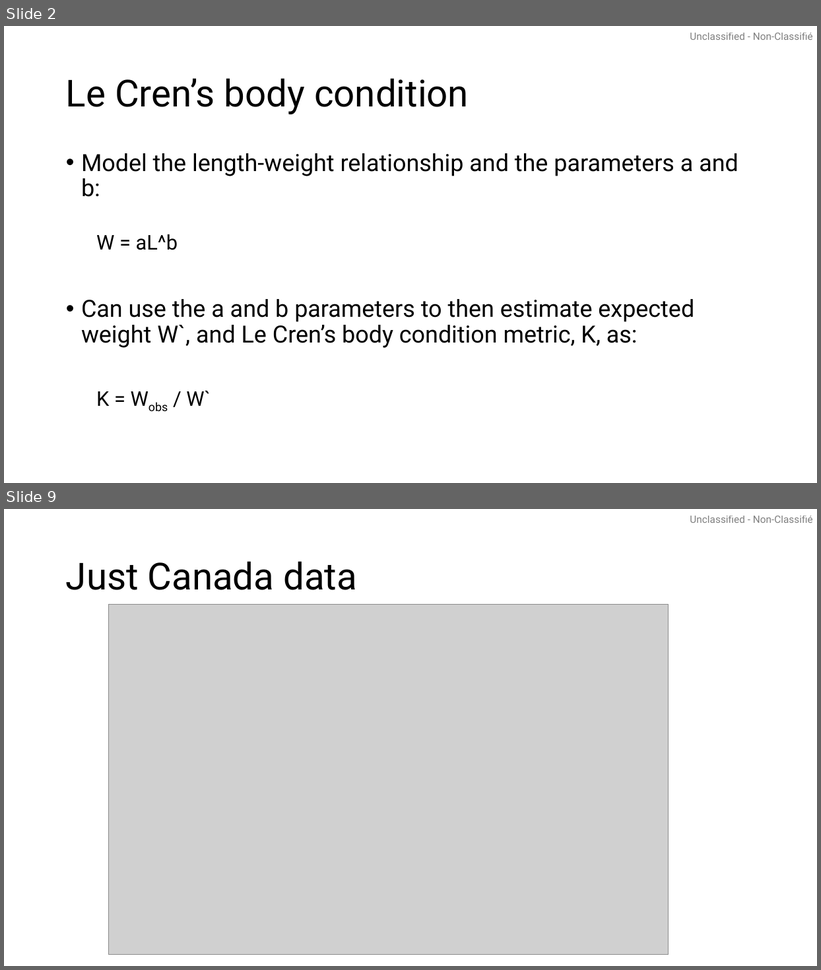
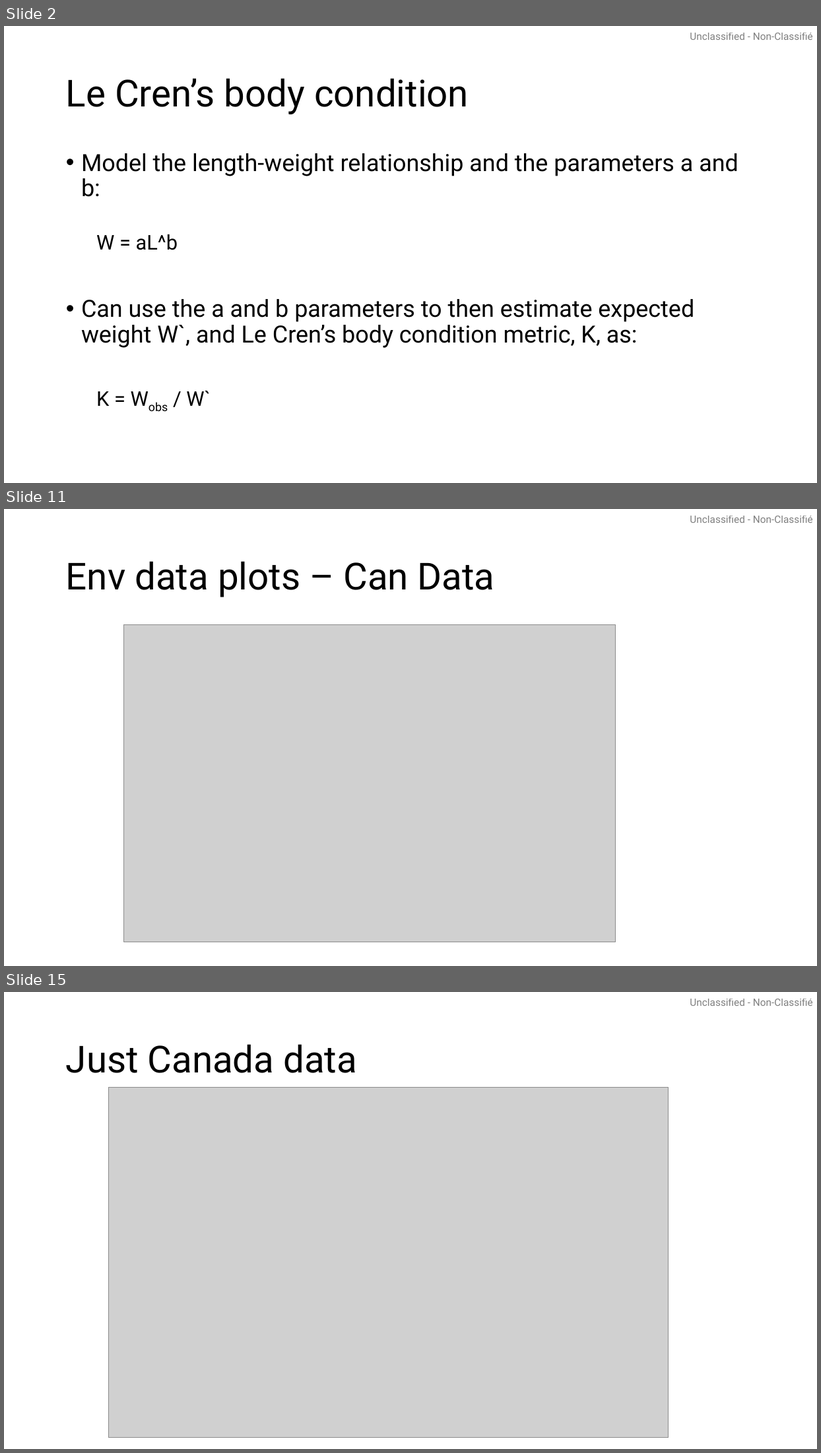
Before and after one commit to pbs-assess/gfcondition, a slide deck: stock-specific/hake/output_plots_20260730.pptx. Shown one above the other, each under a label of ours: slides 2 and 9 before the commit, slides 2, 11 and 15 after it; the slides between them are not shown. The pictures are 821x970 and 821x1453 pixels, drawn with LibreOffice and Linux fonts; fonts in the diff are those of the drawing; grey boxes stand for pictures. Boxes give left, top, right and bottom in pixels: in the first picture for what was removed or moved away, otherwise in the second. Text is boxed around its words. In the diff, an @@ line names an element or a change of style, - is before the commit and + after.

```diff
--- a/stock-specific/hake/output_plots_20260730.pptx
+++ b/stock-specific/hake/output_plots_20260730.pptx
@@ slide 11 added at bbox=[4, 509, 817, 966], background #FFFFFF; not listed: 1 template element that a slide beside it also shows @@
@@ title added at bbox=[66, 561, 495, 597], 44 pt, text #000000 @@
+Env data plots – Can Data
@@ picture added at bbox=[123, 625, 616, 942] @@
@@ what was slide 9 is now slide 15 @@
```
Also in this commit, not shown: 13 slides changed, 12 other slides added, 12 slides removed, 1 other file.
